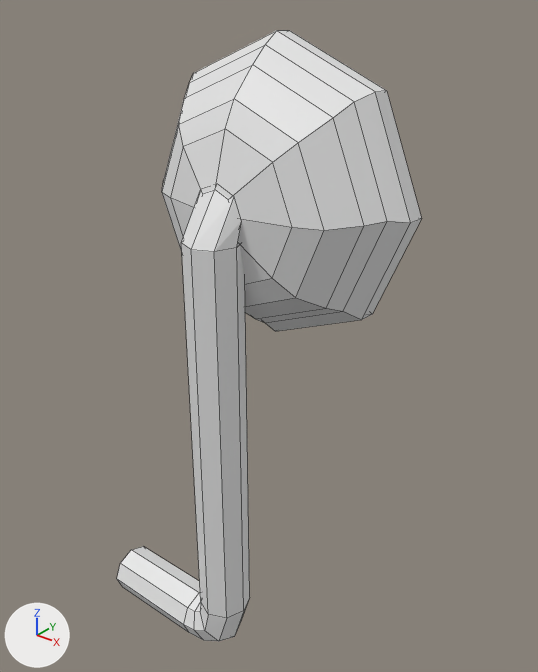
The Blender file Assets/Bots/Meshes/scooper.blend, before and after one commit.
Camera for both pictures: a 50 mm lens placed at (1.98, -2.12, 3.12), pointed at (0.01, 0.35, 1.59). Lighting does not change. The marker at lower left points along +X, +Y and +Z. Mesh edges are drawn as thin lines.

Names of what the first picture shows: 'Actual Scoop', 'Bar'.
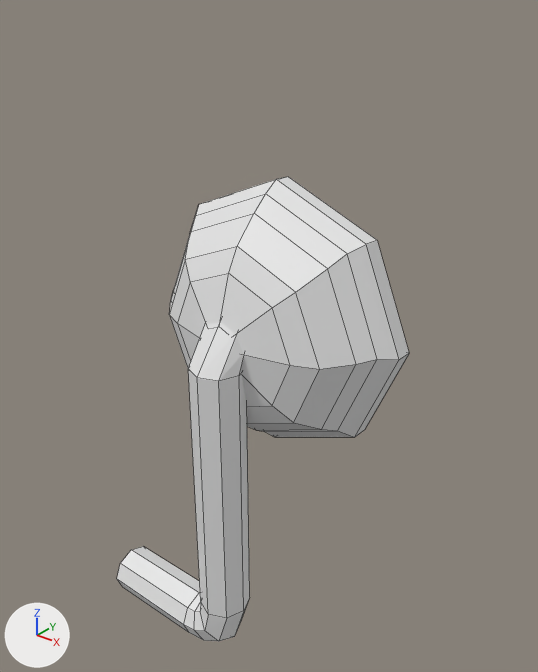
What differs and where, as boxes (x1, y1, x2, y2) in the pictures (538 x 672 px; the box of a moved part takes in the faces that stretch with it):
'Actual Scoop', moved
    before: (162, 30, 422, 331)
    after: (169, 177, 409, 437)
'Bar', reshaped (29% shorter)
    before: (117, 189, 250, 641)
    after: (117, 322, 250, 641)
part 1 of me_cylinder_003, moved or reshaped
    before: (181, 189, 247, 442)
    after: (188, 322, 247, 442)

Edits to the bpy script that builds the scene:
```text
Change me_cylinder_003:
    where me_cylinder_003.from_pydata(...)  # 56 vertices, 50 faces; spans x -0.73..0.13, y -0.13..0.13, z -0.13..2.37
    used by ob_bar; location = (0.0, 0.0, 0.0)
    me_cylinder_003 part 1: all 16 vertices in x -0.13..0.13, y -0.13..0.13, z 2.02..2.37 are moved by (0.0, 0.0, -0.58)
Change ob_actual_scoop:
    ob_actual_scoop.location: (0.0, -0.392, 2.247) -> (0.0, -0.392, 1.647)
```
